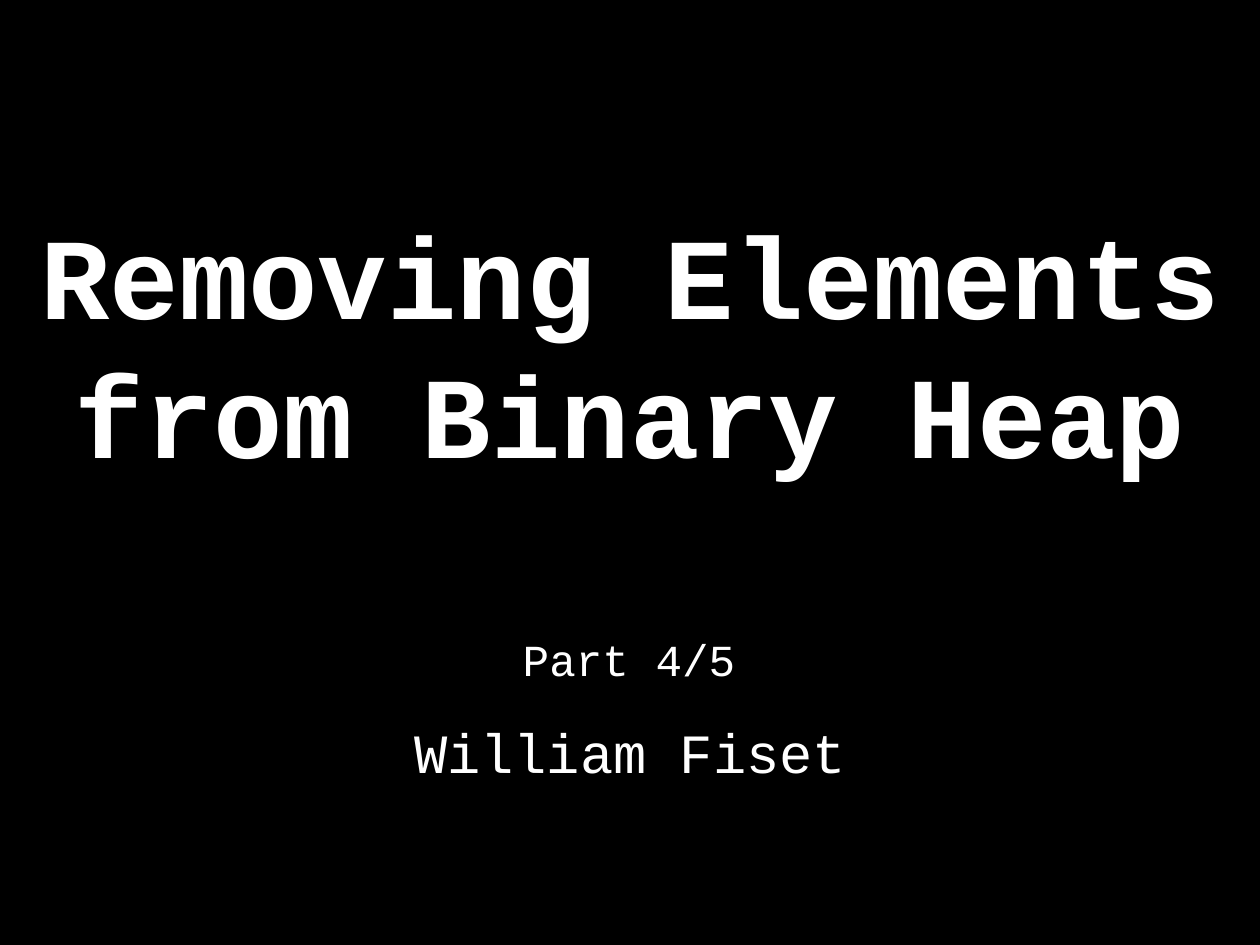
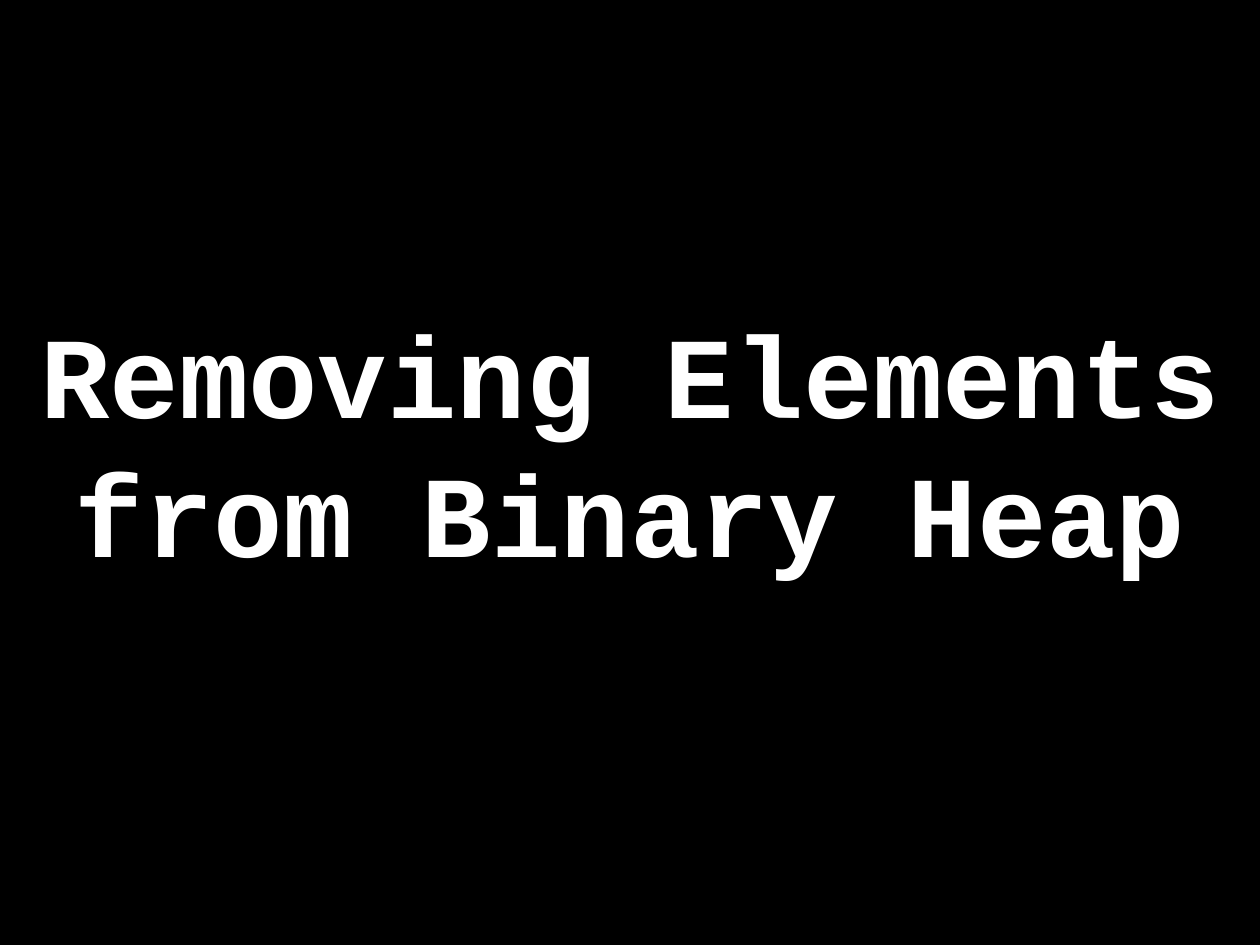
Before and after one commit to williamfiset/DEPRECATED-data-structures, a slide deck: slide 127 of PriorityQueue/presentation/PriorityQueue.pptx (slide 130 before the commit). Drawn at 1260x945 pixels with LibreOffice and Linux fonts; fonts in the diff are those of the drawing. Boxes give left, top, right and bottom in pixels: in the first picture for what was removed or moved away, otherwise in the second. Text is boxed around its words. In the diff, an @@ line names an element or a change of style, - is before the commit and + after.

Commit message:
Updated PQ slides

```diff
--- a/PriorityQueue/presentation/PriorityQueue.pptx
+++ b/PriorityQueue/presentation/PriorityQueue.pptx
@@ title "Removing Elements from Binary Heap": place and size @@
-title "Removing Elements from Binary Heap" at <box>40,236,1220,482</box>
+title "Removing Elements from Binary Heap" at <box>40,335,1220,581</box>
@@ text removed at <box>523,644,736,677</box> @@
-Part 4/5
@@ text removed at <box>414,733,846,774</box> @@
-William Fiset
```
Also in this commit, not shown: 3 other slides changed, 1 slide added, 7 slides removed, 2 other files.
